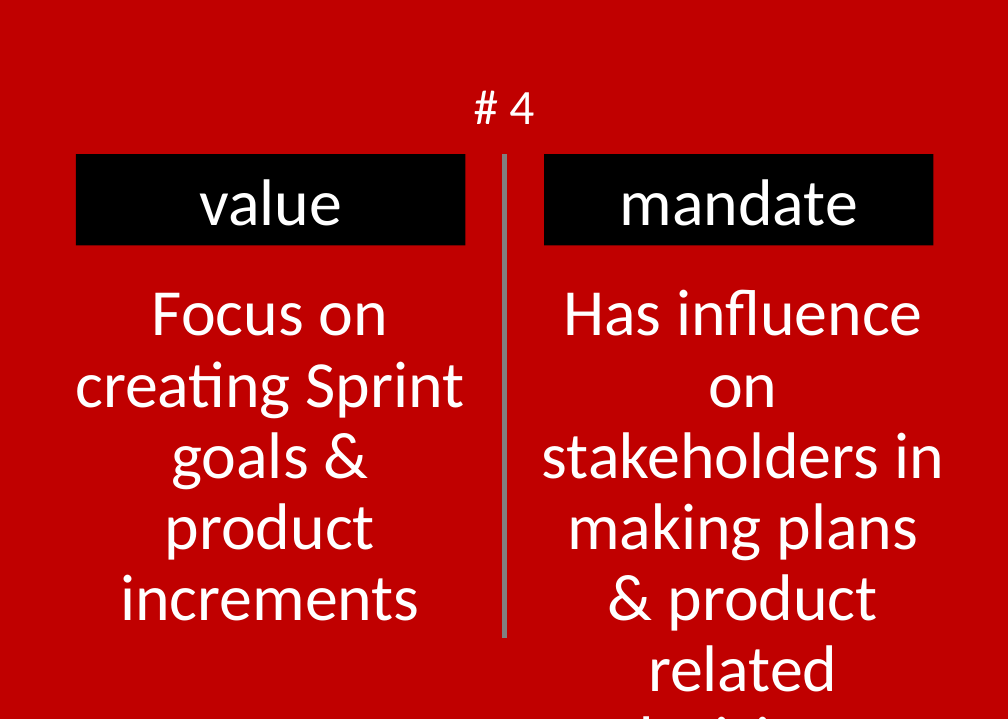
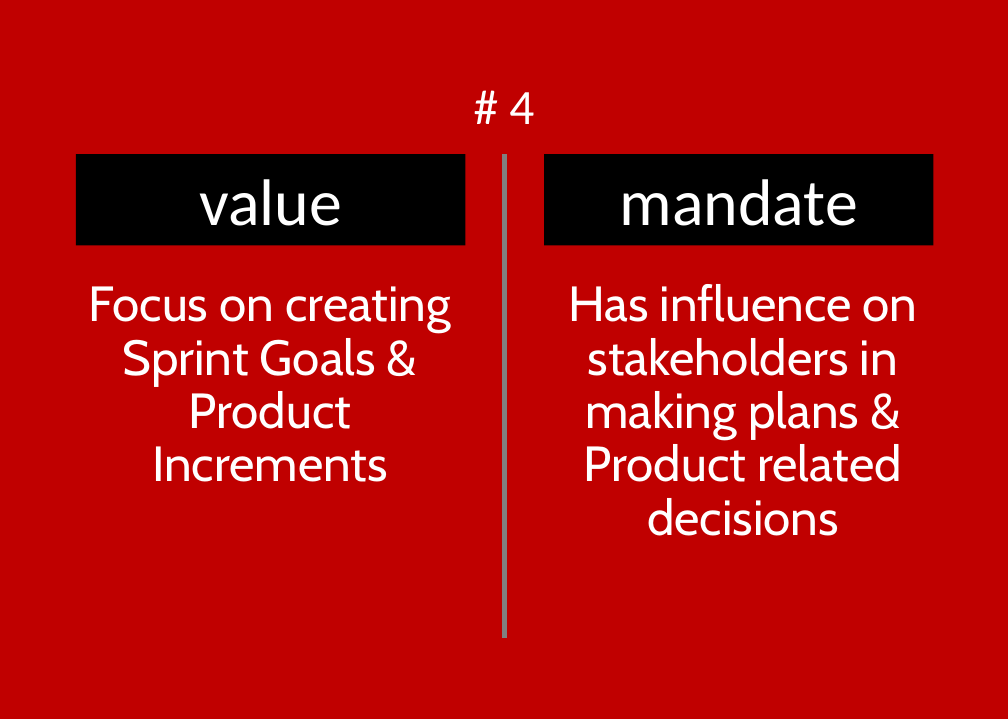
Before and after one commit to ScrumFacilitators/Exploring-Self-Management, a slide deck: slide 30 of Exploring Self-Management.pptx. Drawn at 1008x719 pixels with LibreOffice and Linux fonts; fonts in the diff are those of the drawing; background and template pictures are left out. Boxes give left, top, right and bottom in pixels: in the first picture for what was removed or moved away, otherwise in the second. Text is boxed around its words. In the diff, an @@ line names an element or a change of style, - is before the commit and + after.

Commit message:
Changed the font of the main text to the Ubuntu font to improve readibility. This should Fixes #3

```diff
--- a/Exploring Self-Management.pptx
+++ b/Exploring Self-Management.pptx
@@ text at (x1=89, y1=286, x2=450, y2=482): text changed; size 40 to 30 pt; font Calibri to Cabin @@
-Focus on creating Sprint goals & product increments
+Focus on creating Sprint Goals & Product Increments
@@ text at (x1=568, y1=284, x2=918, y2=536): text changed; size 40 to 30 pt; font Calibri to Cabin @@
-Has influence on stakeholders in making plans & product related decisions
+Has influence on stakeholders in making plans & Product related decisions
```
Also in this commit, not shown: 39 other slides changed.
